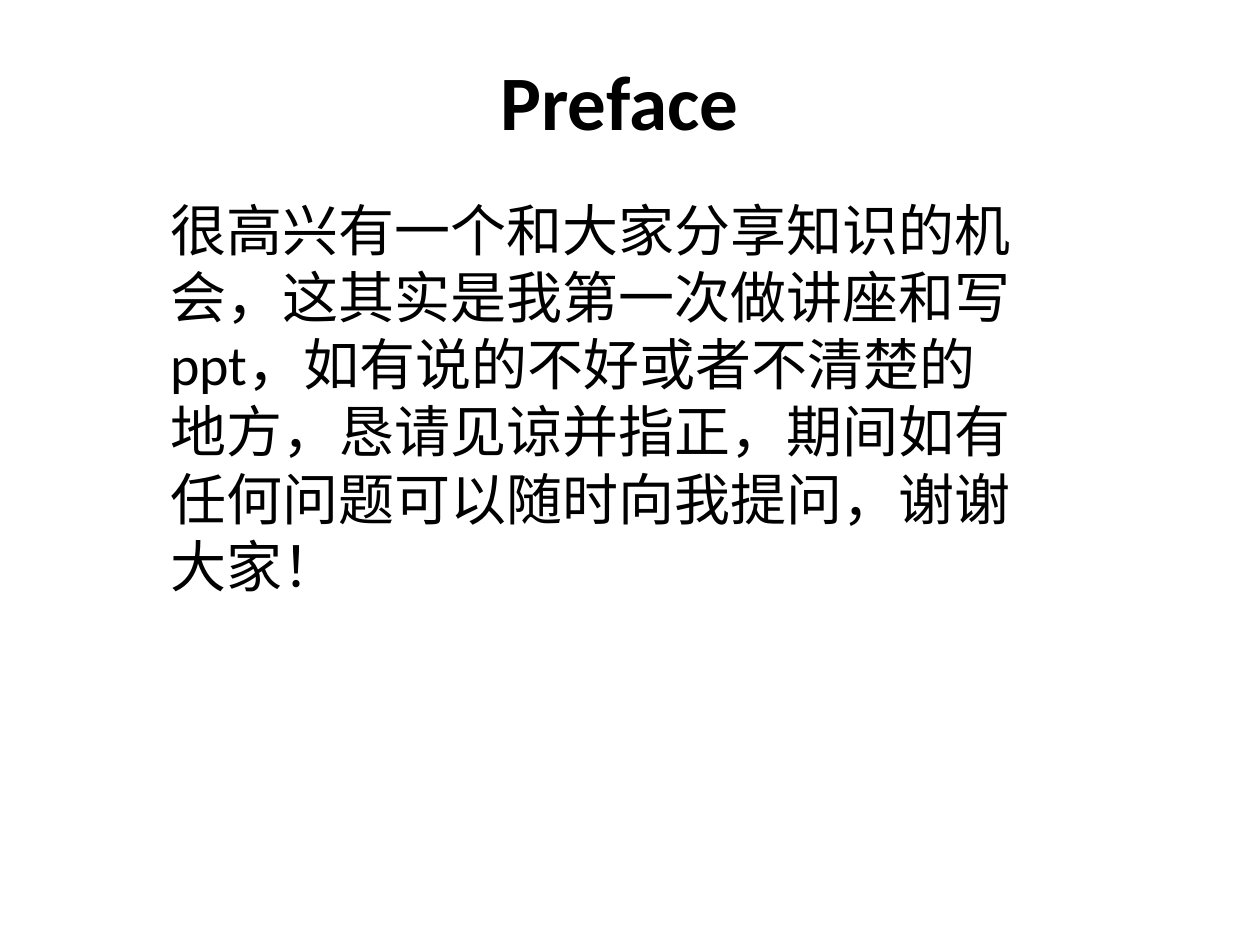
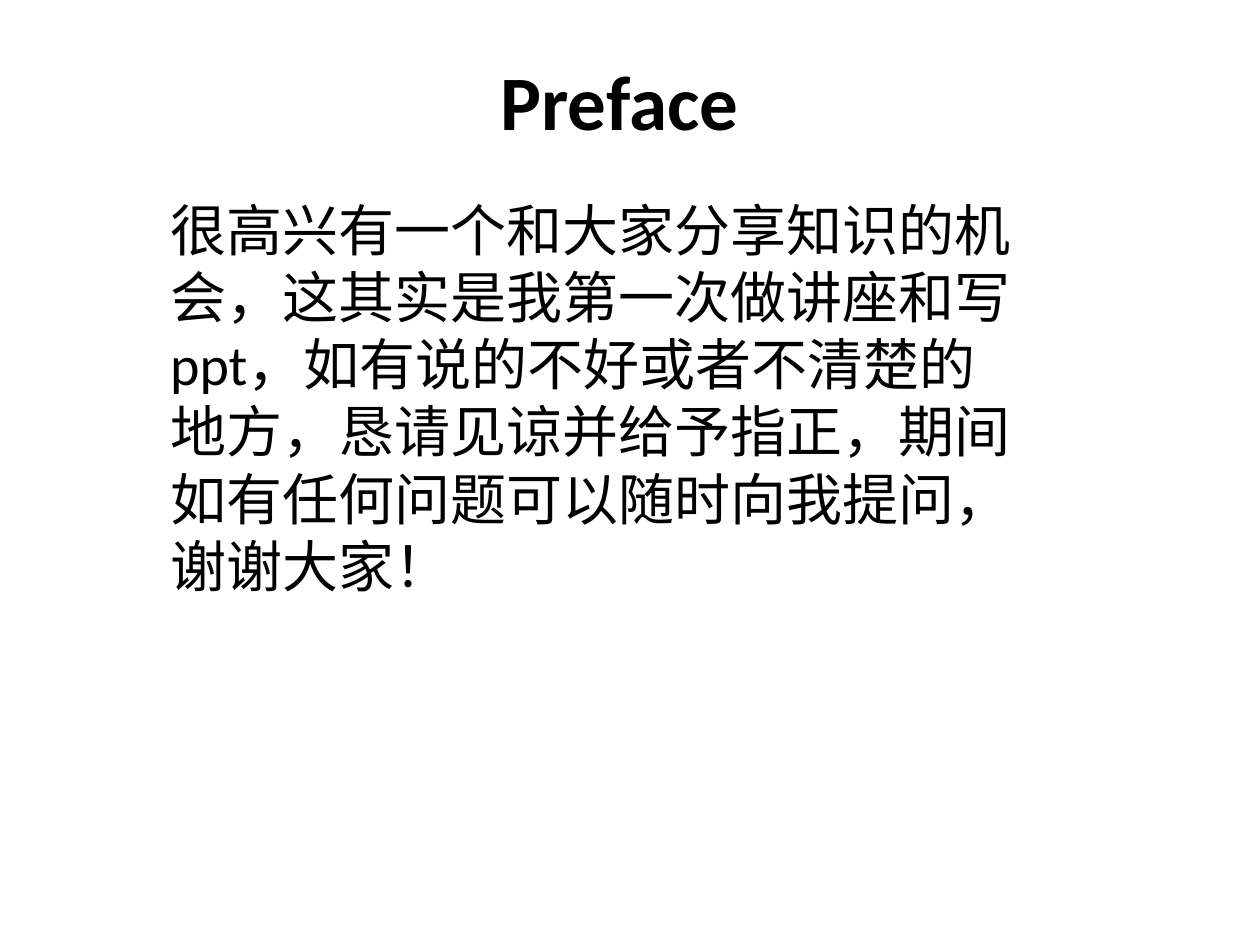
Before and after one commit to pear171902790/Html5, a slide deck: slide 1 of HTML5.pptx. Drawn at 1260x945 pixels with LibreOffice and Linux fonts; fonts in the diff are those of the drawing. Boxes give left, top, right and bottom in pixels: in the first picture for what was removed or moved away, otherwise in the second. Text is boxed around its words. In the diff, an @@ line names an element or a change of style, - is before the commit and + after.

```diff
--- a/HTML5.pptx
+++ b/HTML5.pptx
@@ subtitle at (x1=170, y1=203, x2=1010, y2=592): text changed @@
-很高兴有一个和大家分享知识的机会，这其实是我第一次做讲座和写ppt，如有说的不好或者不清楚的地方，恳请见谅并指正，期间如有任何问题可以随时向我提问，谢谢大家！
+很高兴有一个和大家分享知识的机会，这其实是我第一次做讲座和写ppt，如有说的不好或者不清楚的地方，恳请见谅并给予指正，期间如有任何问题可以随时向我提问，谢谢大家！
```
